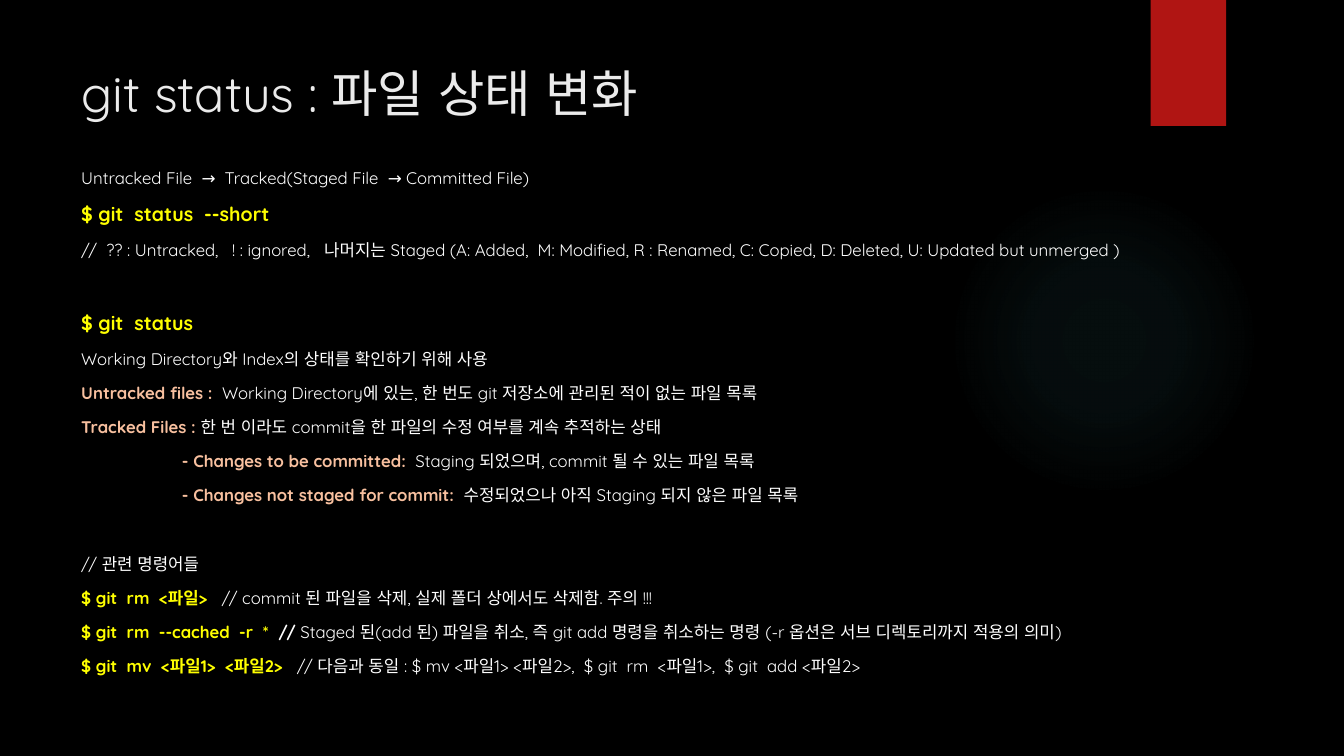
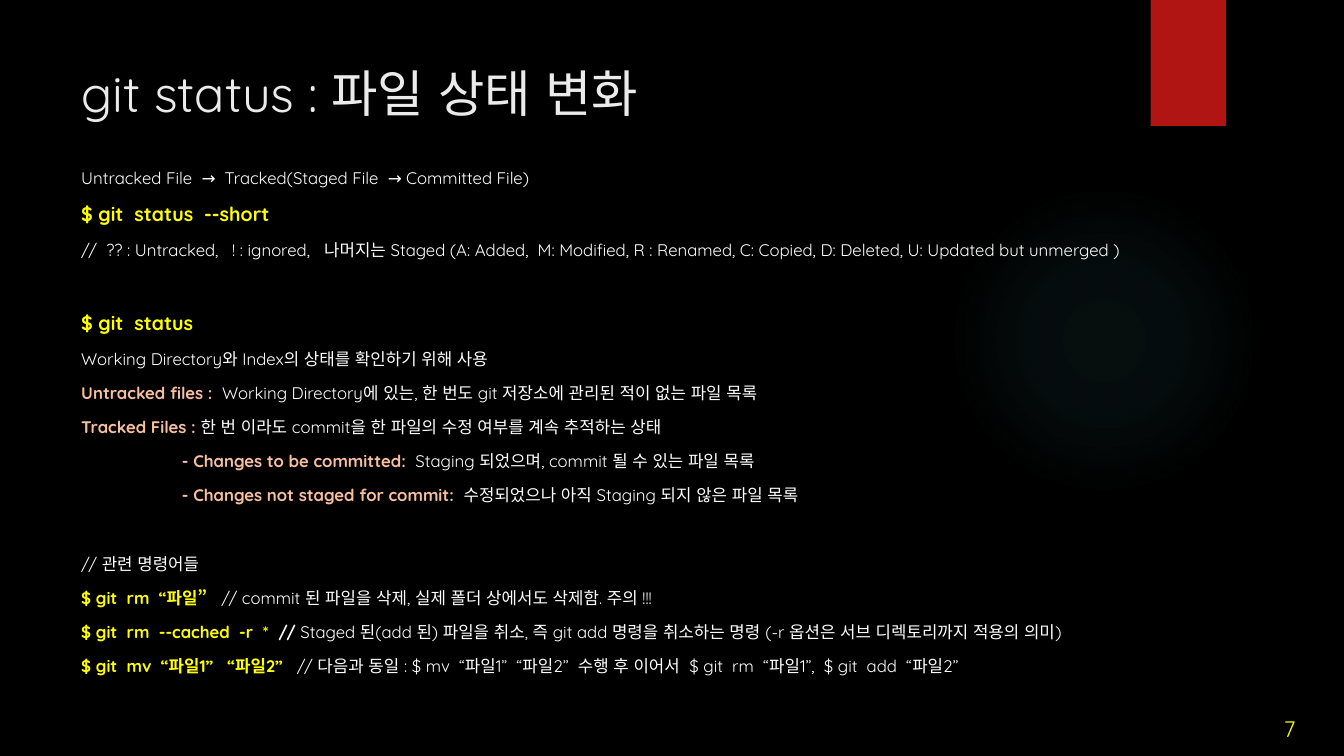
Before and after one commit to iredseal/Learning, a slide deck: slide 7 of Tools/git/SW 형상 관리.pptx. Drawn at 1344x756 pixels with LibreOffice and Linux fonts; fonts in the diff are those of the drawing; background and template pictures are left out. Boxes give left, top, right and bottom in pixels: in the first picture for what was removed or moved away, otherwise in the second. Text is boxed around its words. In the diff, an @@ line names an element or a change of style, - is before the commit and + after.

```diff
--- a/Tools/git/SW 형상 관리.pptx
+++ b/Tools/git/SW 형상 관리.pptx
@@ text at bbox=[96, 589, 638, 608]: text changed @@
-$ git rm <파일> // commit 된 파일을 삭제, 실제 폴더 상에서도 삭제함. 주의 !!!
+$ git rm “파일” // commit 된 파일을 삭제, 실제 폴더 상에서도 삭제함. 주의 !!!
@@ text at bbox=[96, 658, 958, 676]: text changed @@
-$ git mv <파일1> <파일2> // 다음과 동일 : $ mv <파일1> <파일2>, $ git rm <파일1>, $ git add <파일2>
+$ git mv “파일1” “파일2” // 다음과 동일 : $ mv “파일1” “파일2” 수행 후 이어서 $ git rm “파일1”, $ git add “파일2”
@@ page number added at bbox=[1284, 721, 1296, 737], 16 pt, text #FFFF00 @@
+7
```
Also in this commit, not shown: 25 other slides changed, 1 other file.
